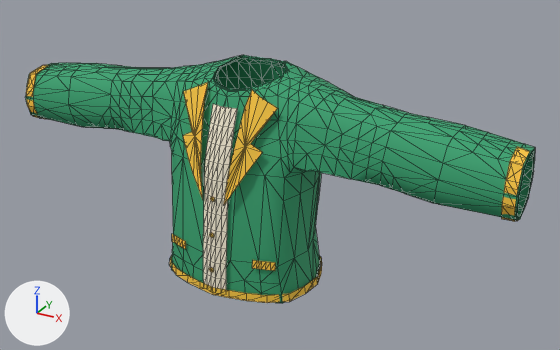
Before and after pictures for a commit that changed the glTF model assets/shirts/glb/07_Emerald_Cardigan.glb.
One viewpoint serves both versions: a 50 mm lens placed at (1.73, -2.87, 3.52), pointed at (0.14, 0.03, 2.06). Arrows for +X, +Y and +Z are at lower left; the lights stay in place. The picture after the commit comes second. Mesh edges are drawn as thin lines. Vertices at exactly the same position are counted once.

In view in the first picture: 'EXPORT_07_Emerald_Cardigan'.
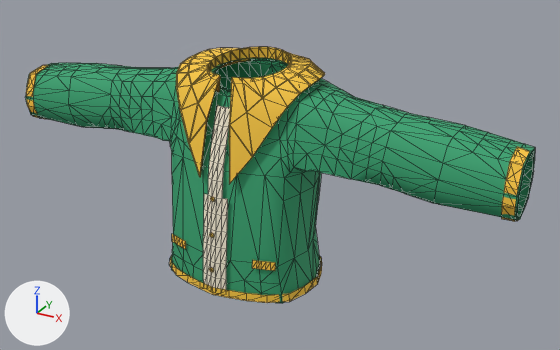
What differs and where, as boxes [x1, y1, x2, y2] in the pictures (560 x 350 px):
'EXPORT_07_Emerald_Cardigan', reshaped: before [26, 55, 535, 303]; after [26, 47, 535, 303]
part 1 of me_07_emerald_cardigan_mesh_001, added (yellow): after [176, 47, 325, 184]
part 2 of me_07_emerald_cardigan_mesh_001, reshaped: before [183, 55, 303, 204]; after [217, 58, 288, 91]

The change, as a diff of the scene's bpy script:
```diff
--- a/assets/shirts/glb/07_Emerald_Cardigan.glb.py
+++ b/assets/shirts/glb/07_Emerald_Cardigan.glb.py
@@ me_07_emerald_cardigan_mesh_001 @@
 # used by ob_export_07_emerald_cardigan; location = (0.0, 0.0, 0.0)
-me_07_emerald_cardigan_mesh_001.from_pydata(...)  # 955 vertices, 1602 faces; spans x -1.25..1.25, y -0.36..0.24, z 1.58..2.58
+me_07_emerald_cardigan_mesh_001.from_pydata(...)  # 1111 vertices, 1954 faces; spans x -1.25..1.25, y -0.36..0.31, z 1.58..2.62
+# me_07_emerald_cardigan_mesh_001 part 1: a new loose piece of 208 vertices spanning x -0.34..0.34, y -0.31..0.31, z 2.14..2.62, in mat_wardrobe___gold (yellow #fac83f)
+# me_07_emerald_cardigan_mesh_001 part 2
+# 74 vertices are removed from x -0.24..0.24, y -0.33..0.11, z 2.04..2.58
+# 137 faces are deleted
+# 4 vertices in x -0.11..0.11, y 0.13..0.17, z 2.57 move by (0.0, 0.02, -0.01)
+# 4 vertices in x -0.06..0.06, y 0.16..0.17, z 2.56 move by (0.0, 0.02, 0.0)
+# 3 vertices in x -0.13..0.09, y -0.15..-0.12, z 2.52 move by (0.0, -0.02, 0.0)
+# 3 vertices in x -0.04..0.04, y 0.18, z 2.56 move by (0.0, 0.01, 0.0)
+# 12 vertices move from x -0.15..0.11, y -0.15..0.16, z 2.52..2.58 to x -0.17..0.12, y -0.17..0.17, z 2.52..2.56
+# 22 vertices are added at x -0.18..0.18, y -0.2..0.14, z 2.52..2.56
+# 77 new faces join them, mat_wardrobe___green (green #35a26f)
 me_07_emerald_cardigan_mesh_001.materials.append(mat_wardrobe___cream)
```
